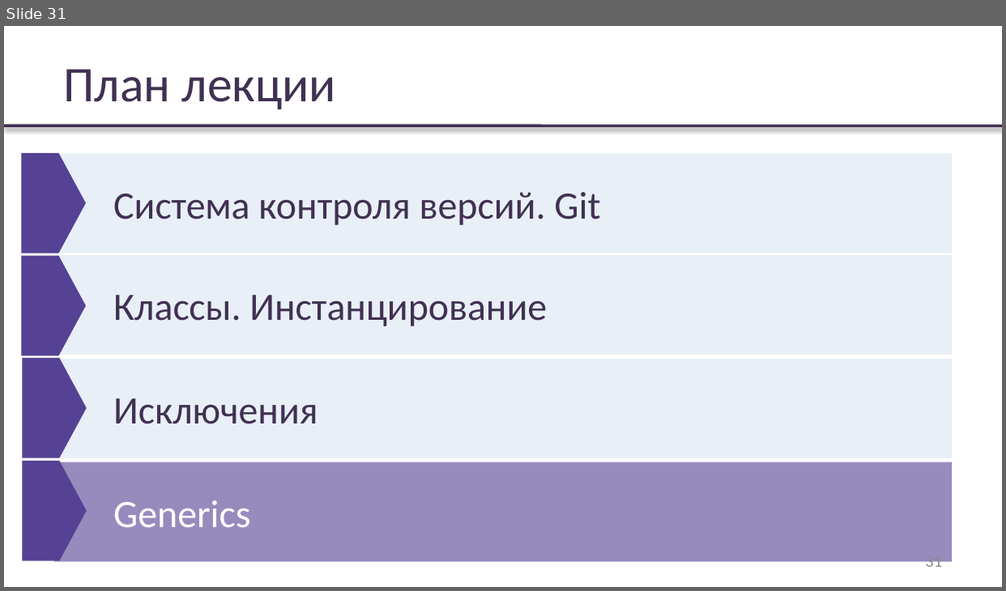
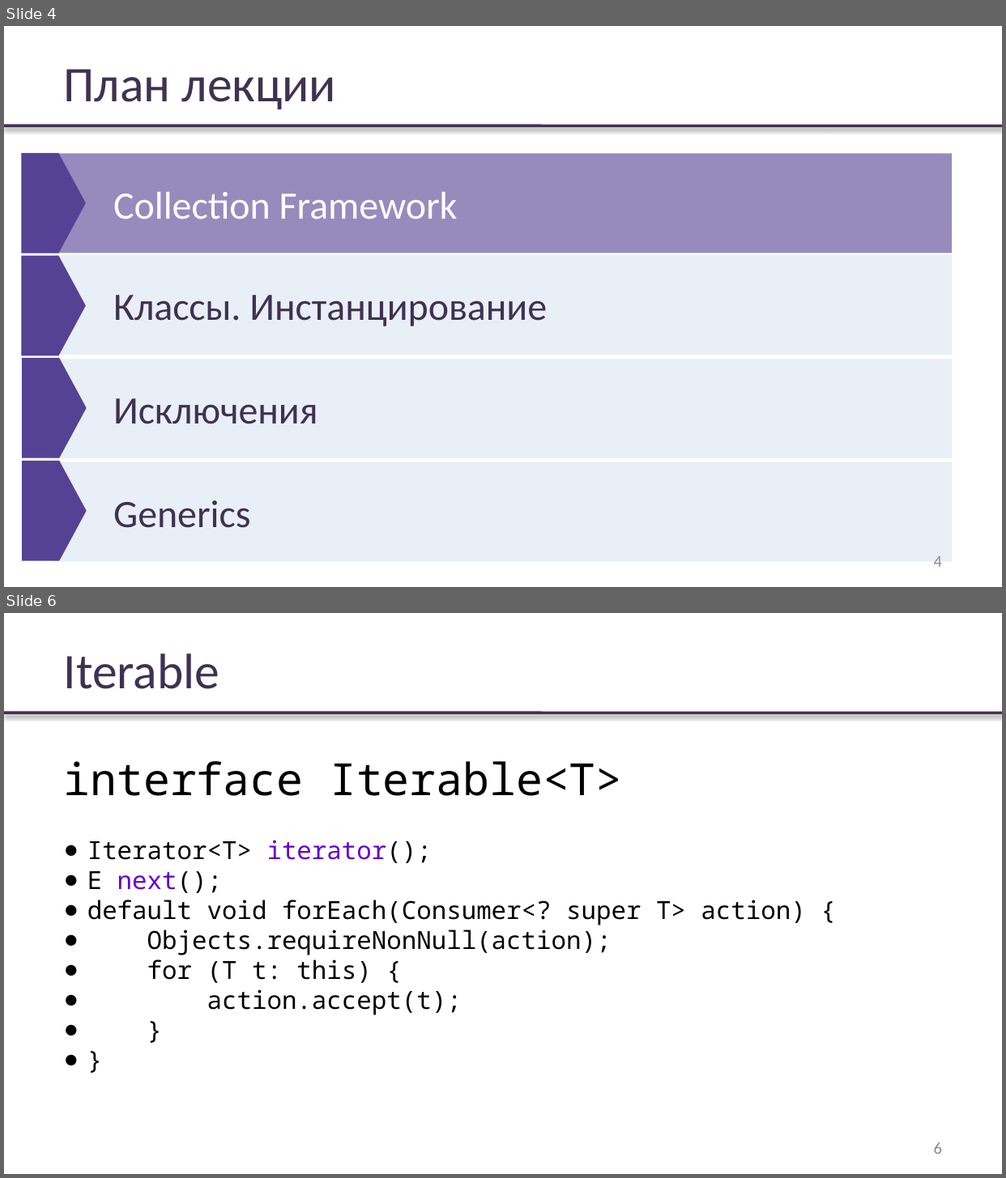
Before and after one commit to rybalkinsd/atom, a slide deck: lecture3/presentation/lecture03.pptx. Shown one above the other, each under a label of ours: slide 31 before the commit, slides 4 and 6 after it; the slides between them are not shown. The pictures are 1006x591 and 1006x1178 pixels, drawn with LibreOffice and Linux fonts; fonts in the diff are those of the drawing; background and template pictures are left out. Boxes give left, top, right and bottom in pixels: in the first picture for what was removed or moved away, otherwise in the second. Text is boxed around its words. In the diff, an @@ line names an element or a change of style, - is before the commit and + after.

```diff
--- a/lecture3/presentation/lecture03.pptx
+++ b/lecture3/presentation/lecture03.pptx
@@ slide 6 added at (x1=4, y1=613, x2=1002, y2=1174), background #FFFFFF; not listed: 1 template element that a slide beside it also shows @@
@@ text added at (x1=64, y1=653, x2=220, y2=689), 36 pt, text #403152 @@
+Iterable
@@ text added at (x1=64, y1=761, x2=805, y2=1016), 18 pt, text #000000 @@
+interface Iterable<T>
+● Iterator<T> iterator();
+● E next();
+● default void forEach(Consumer<? super T> action) {
+● Objects.requireNonNull(action);
+● for (T t: this) {
+● action.accept(t);
+● }
+● }
@@ page number added at (x1=934, y1=1143, x2=942, y2=1154), 12 pt, text #8B8B8B @@
+6
@@ what was slide 31 is now slide 4 @@
@@ slide 4 changed as well @@
@@ rectangle "Collection Framework" at (x1=54, y1=154, x2=952, y2=254): fill #DCE6F2 at 61% opacity to #554294 at 61% opacity @@
@@ text in rectangle at (x1=113, y1=192, x2=458, y2=219): text changed; text colour #403152 to #FFFFFF @@
-Система контроля версий. Git
+Collection Framework
@@ rectangle "Классы. Инстанцирование" resized from (x1=113, y1=295, x2=547, y2=327) to (x1=54, y1=255, x2=952, y2=356) @@
@@ rectangle "Generics" at (x1=54, y1=462, x2=952, y2=562): text colour #FFFFFF to #403152; fill #554294 at 61% opacity to #DCE6F2 at 61% opacity @@
@@ page number at (x1=934, y1=557, x2=942, y2=567): text changed @@
-31
+4
```
Also in this commit, not shown: 8 other slides changed, 9 other slides added, 3 slides removed.
